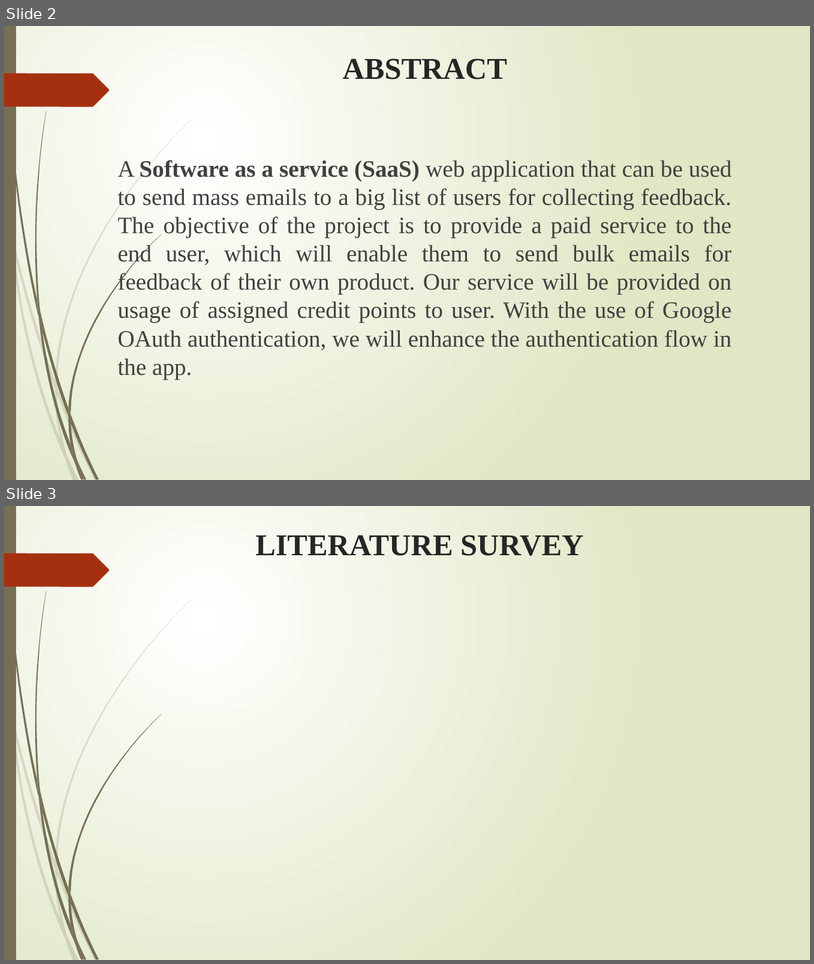
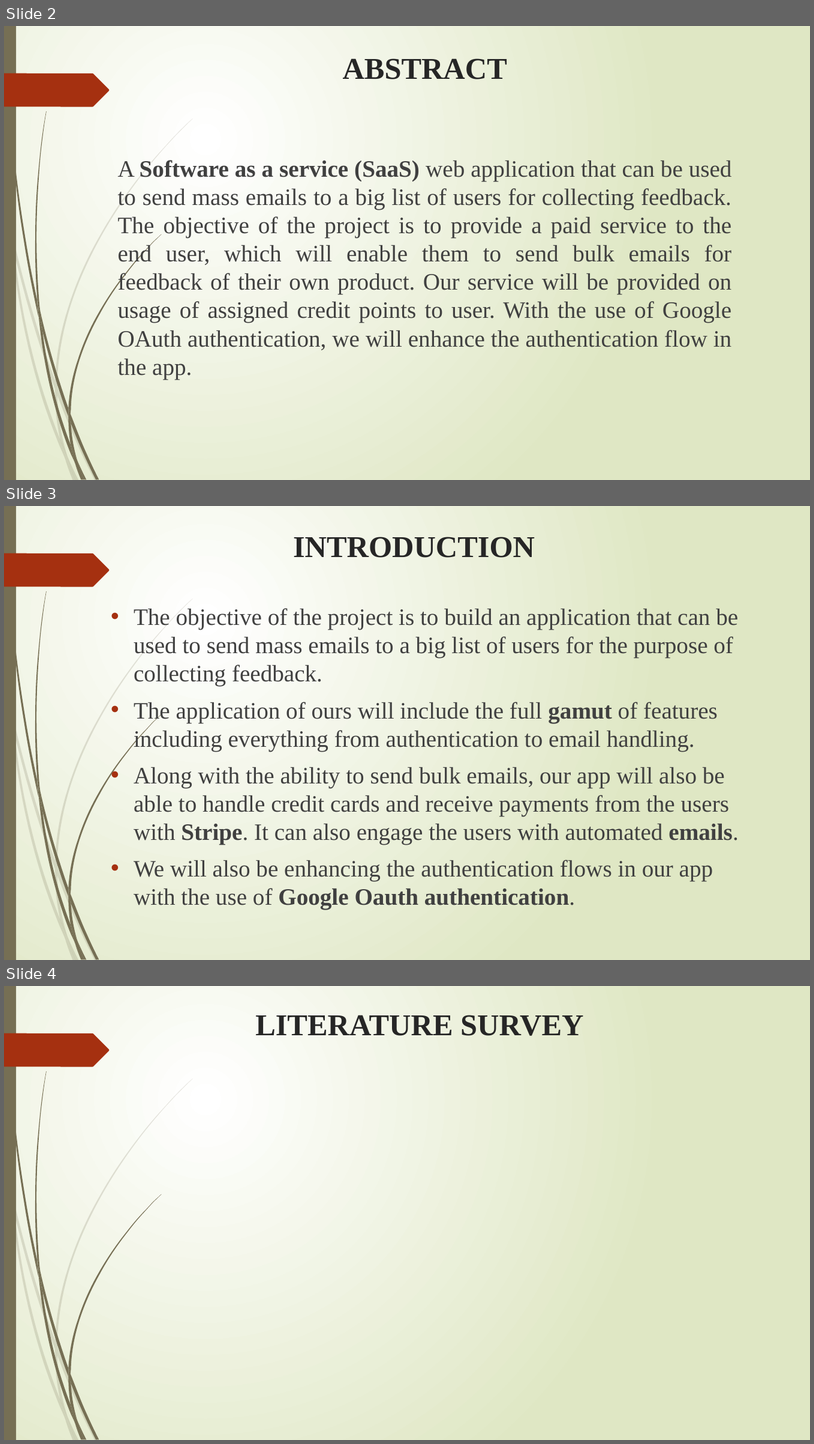
Before and after one commit to vijaykumarrpai/mca-code, a slide deck: 5thSem/Project/Bulk Email Aggregtor.pptx. Shown one above the other, each under a label of ours: slides 2 and 3 before the commit, slides 2, 3 and 4 after it. The pictures are 814x964 and 814x1444 pixels, drawn with LibreOffice and Linux fonts; fonts in the diff are those of the drawing. Boxes give left, top, right and bottom in pixels: in the first picture for what was removed or moved away, otherwise in the second. Text is boxed around its words. In the diff, an @@ line names an element or a change of style, - is before the commit and + after.

```diff
--- a/5thSem/Project/Bulk Email Aggregtor.pptx
+++ b/5thSem/Project/Bulk Email Aggregtor.pptx
@@ slide 3 added at (4, 506, 810, 960), background gradient #FFFFFF to #DFE8C4; not listed: 24 template elements that a slide beside it also shows @@
@@ title added at (293, 537, 535, 558), 36 pt, text #262626, bold @@
+INTRODUCTION
@@ text added at (134, 608, 738, 909), 28 pt, text #404040 @@
+• The objective of the project is to build an application that can be used to send mass emails to a big list of users for the purpose of collecting feedback.
+• The application of ours will include the full gamut of features including everything from authentication to email handling.
+• Along with the ability to send bulk emails, our app will also be able to handle credit cards and receive payments from the users with Stripe. It can also engage the users with automated emails.
+• We will also be enhancing the authentication flows in our app with the use of Google Oauth authentication.
@@ what was slide 3 is now slide 4 @@
```
Also in this commit, not shown: 2 slides changed, 3 other slides added, 40 other files.
